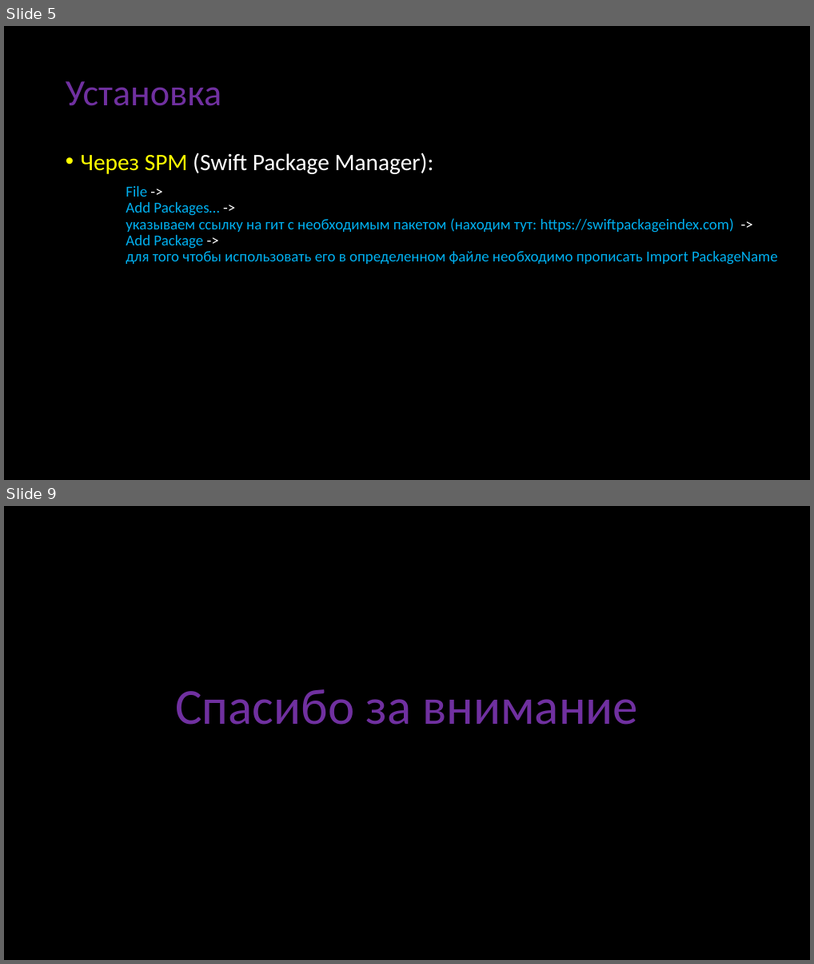
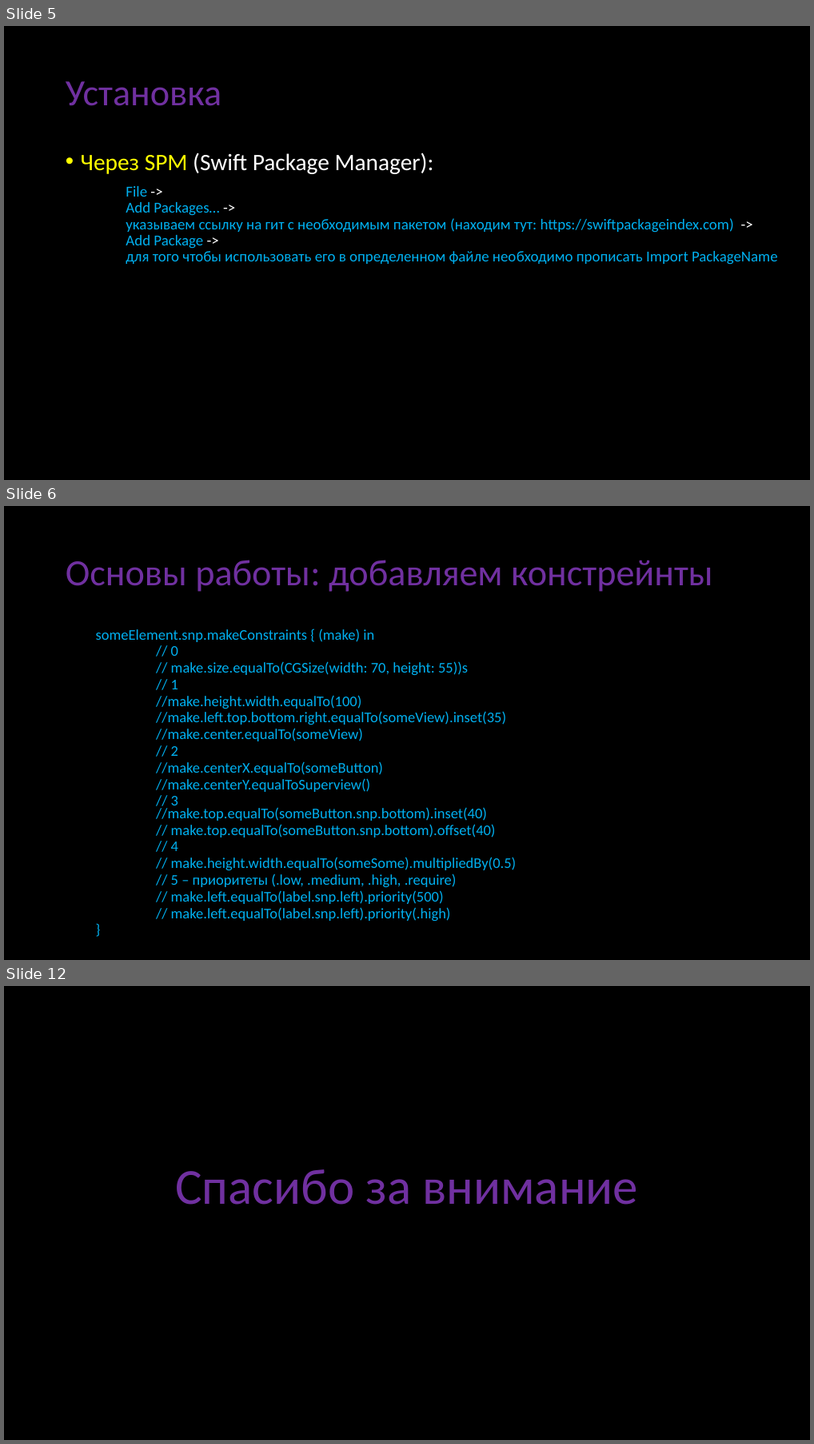
Before and after one commit to abrosov-sergey/HSE-KPV-IOS-2022-23, a slide deck: Presentation/SnapKit-30.09.2022/SnapKit-Abrosov.pptx. Shown one above the other, each under a label of ours: slides 5 and 9 before the commit, slides 5, 6 and 12 after it; the slides between them are not shown. The pictures are 814x964 and 814x1444 pixels, drawn with LibreOffice and Linux fonts; fonts in the diff are those of the drawing. Boxes give left, top, right and bottom in pixels: in the first picture for what was removed or moved away, otherwise in the second. Text is boxed around its words. In the diff, an @@ line names an element or a change of style, - is before the commit and + after.

```diff
--- a/Presentation/SnapKit-30.09.2022/SnapKit-Abrosov.pptx
+++ b/Presentation/SnapKit-30.09.2022/SnapKit-Abrosov.pptx
@@ slide 6 added at (x1=4, y1=506, x2=810, y2=960), background #000000 @@
@@ title added at (x1=66, y1=560, x2=714, y2=592), 44 pt, text #7030A0 @@
+Основы работы: добавляем констрейнты
@@ text added at (x1=96, y1=628, x2=517, y2=920), 17.6 pt, text #00B0F0 @@
+  someElement.snp.makeConstraints { (make) in
+  // 0
+  // make.size.equalTo(CGSize(width: 70, height: 55))s
+  // 1
+  //make.height.width.equalTo(100)
+  //make.left.top.bottom.right.equalTo(someView).inset(35)
+  //make.center.equalTo(someView)
+  // 2
+  //make.centerX.equalTo(someButton)
+  //make.centerY.equalToSuperview()
+  // 3
+  //make.top.equalTo(someButton.snp.bottom).inset(40)
+  // make.top.equalTo(someButton.snp.bottom).offset(40)
+  // 4
+  // make.height.width.equalTo(someSome).multipliedBy(0.5)
+  // 5 – приоритеты (.low, .medium, .high, .require)
+  // make.left.equalTo(label.snp.left).priority(500)
+  // make.left.equalTo(label.snp.left).priority(.high)
+  }
@@ what was slide 9 is now slide 12 @@
```
Also in this commit, not shown: 5 other slides added, 3 slides removed, 2 other files.
